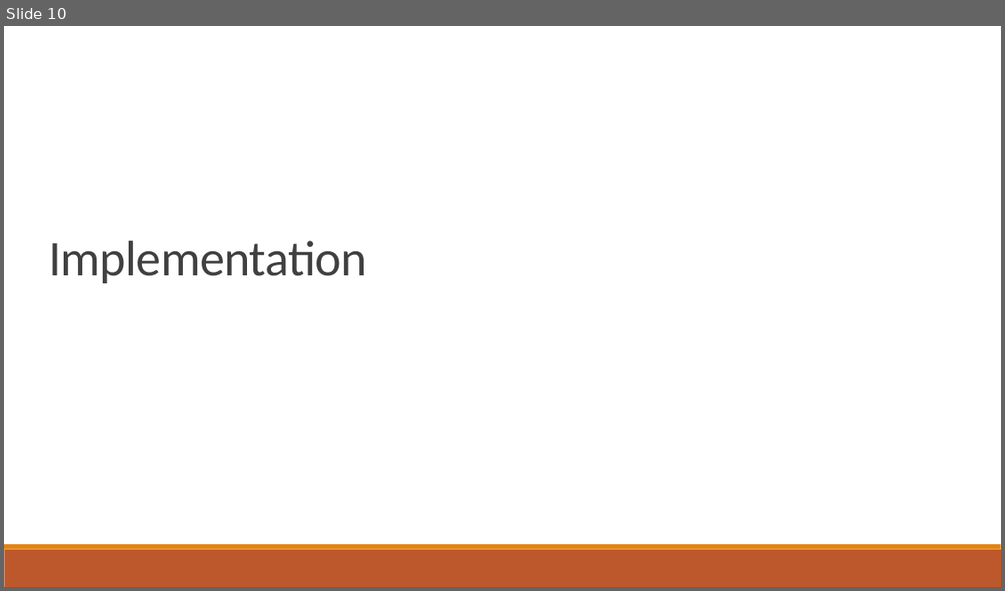
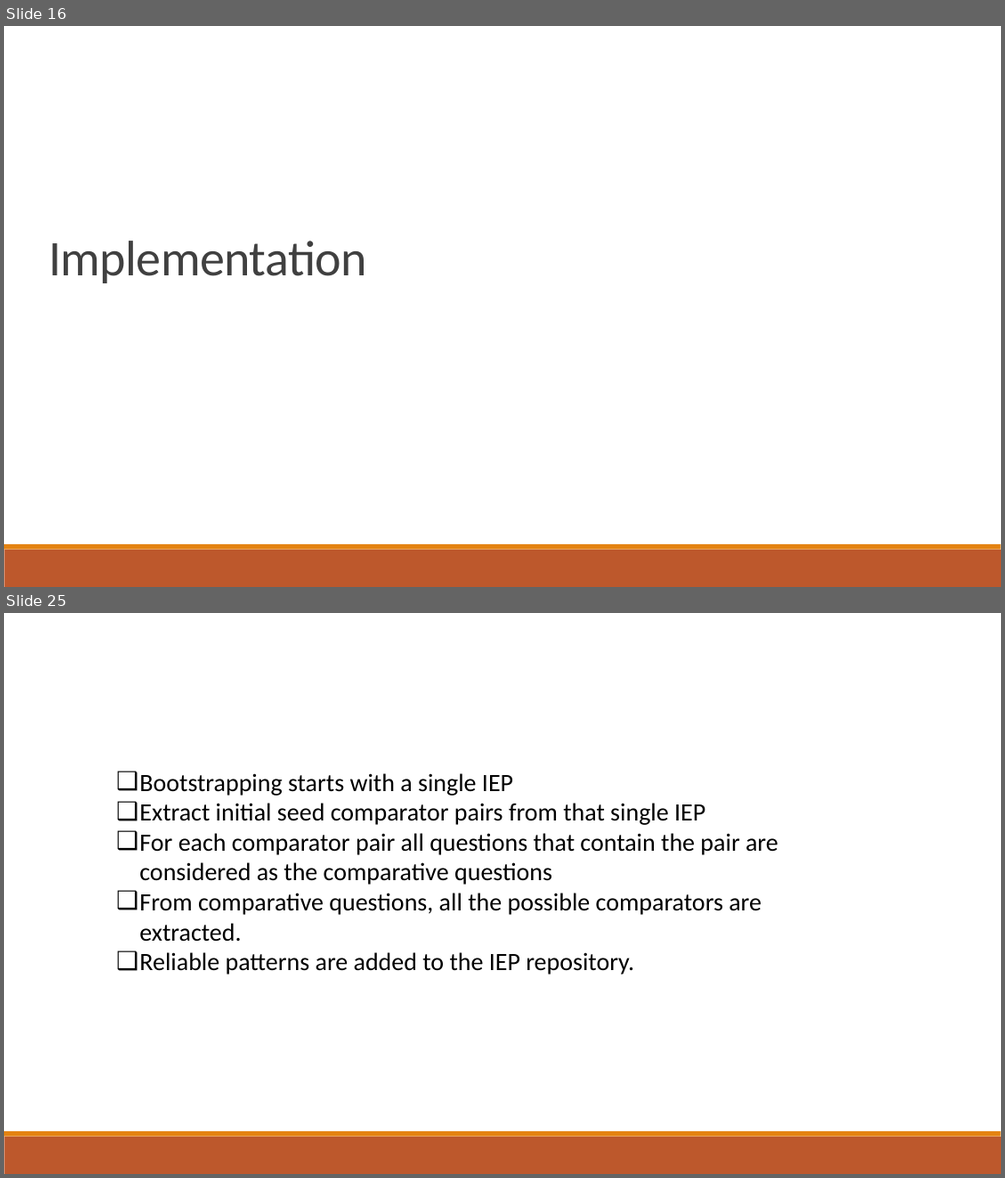
Before and after one commit to jalanreddy/GitHub, a slide deck: Presentation.pptx. Shown one above the other, each under a label of ours: slide 10 before the commit, slides 16 and 25 after it; the slides between them are not shown. The pictures are 1005x591 and 1005x1178 pixels, drawn with LibreOffice and Linux fonts; fonts in the diff are those of the drawing. Boxes give left, top, right and bottom in pixels: in the first picture for what was removed or moved away, otherwise in the second. Text is boxed around its words. In the diff, an @@ line names an element or a change of style, - is before the commit and + after.

```diff
--- a/Presentation.pptx
+++ b/Presentation.pptx
@@ slide 25 added at <box>4,613,1001,1174</box>, background #FFFFFF; not listed: 2 template elements that a slide beside it also shows @@
@@ text added at <box>139,773,778,974</box>, 24 pt, text #000000 @@
+❑ Bootstrapping starts with a single IEP
+❑ Extract initial seed comparator pairs from that single IEP
+❑ For each comparator pair all questions that contain the pair are considered as the comparative questions
+❑ From comparative questions, all the possible comparators are extracted.
+❑ Reliable patterns are added to the IEP repository.
@@ what was slide 10 is now slide 16 @@
```
Also in this commit, not shown: 6 slides changed, 31 other slides added, 2 other files.
